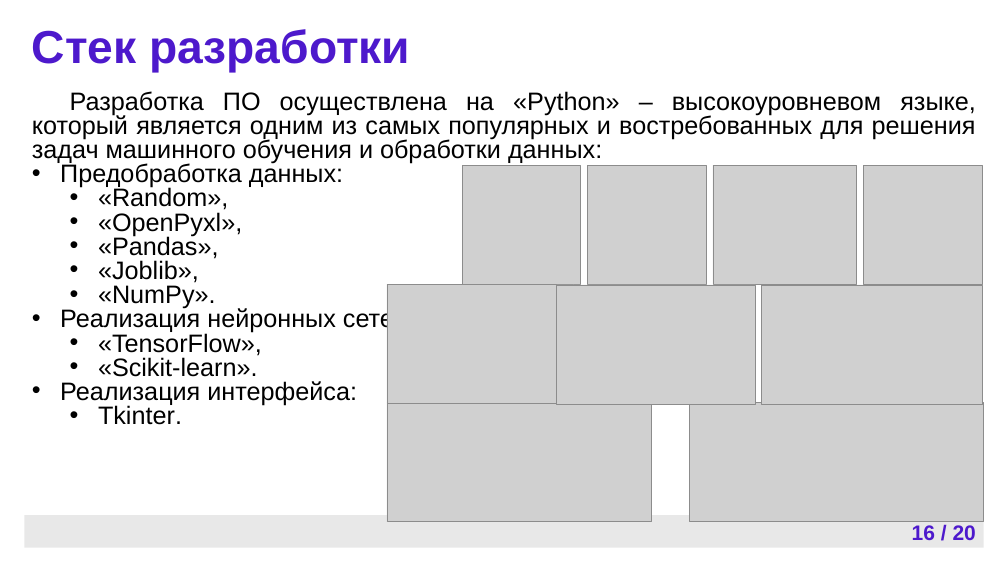
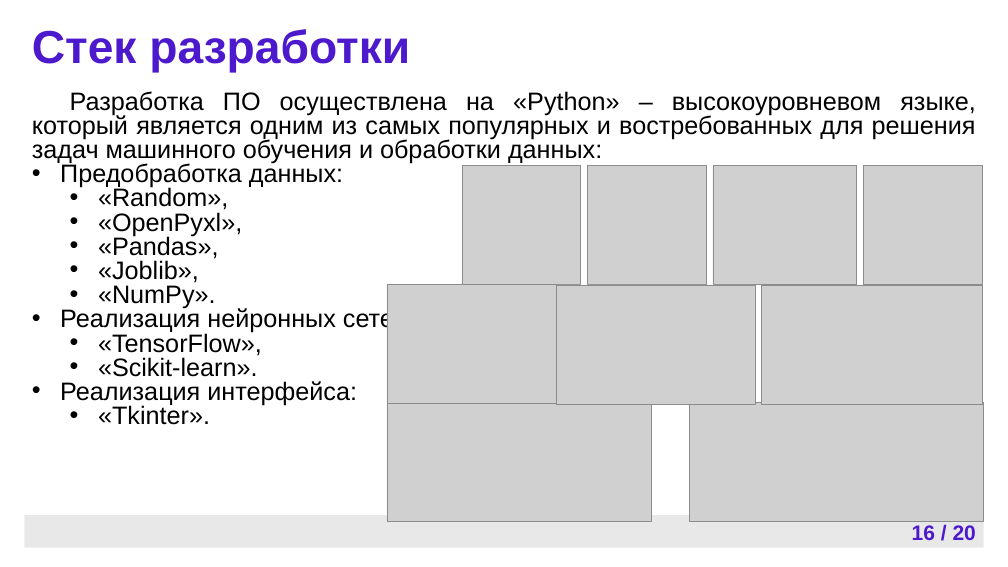
Before and after one commit to Cyber-Limon/Final_qualifying_work___Diploma, a slide deck: slide 16 of ВКР, отчет/ВКР, презентация.pptx. Drawn at 1008x567 pixels with LibreOffice and Linux fonts; fonts in the diff are those of the drawing; grey boxes stand for pictures; background and template pictures are left out. Boxes give left, top, right and bottom in pixels: in the first picture for what was removed or moved away, otherwise in the second. Text is boxed around its words. In the diff, an @@ line names an element or a change of style, - is before the commit and + after.

```diff
--- a/ВКР, отчет/ВКР, презентация.pptx
+++ b/ВКР, отчет/ВКР, презентация.pptx
@@ subtitle at (98, 404, 210, 425): text changed @@
-  • Tkinter.
+  • «Tkinter».
```
Also in this commit, not shown: 2 other files.
